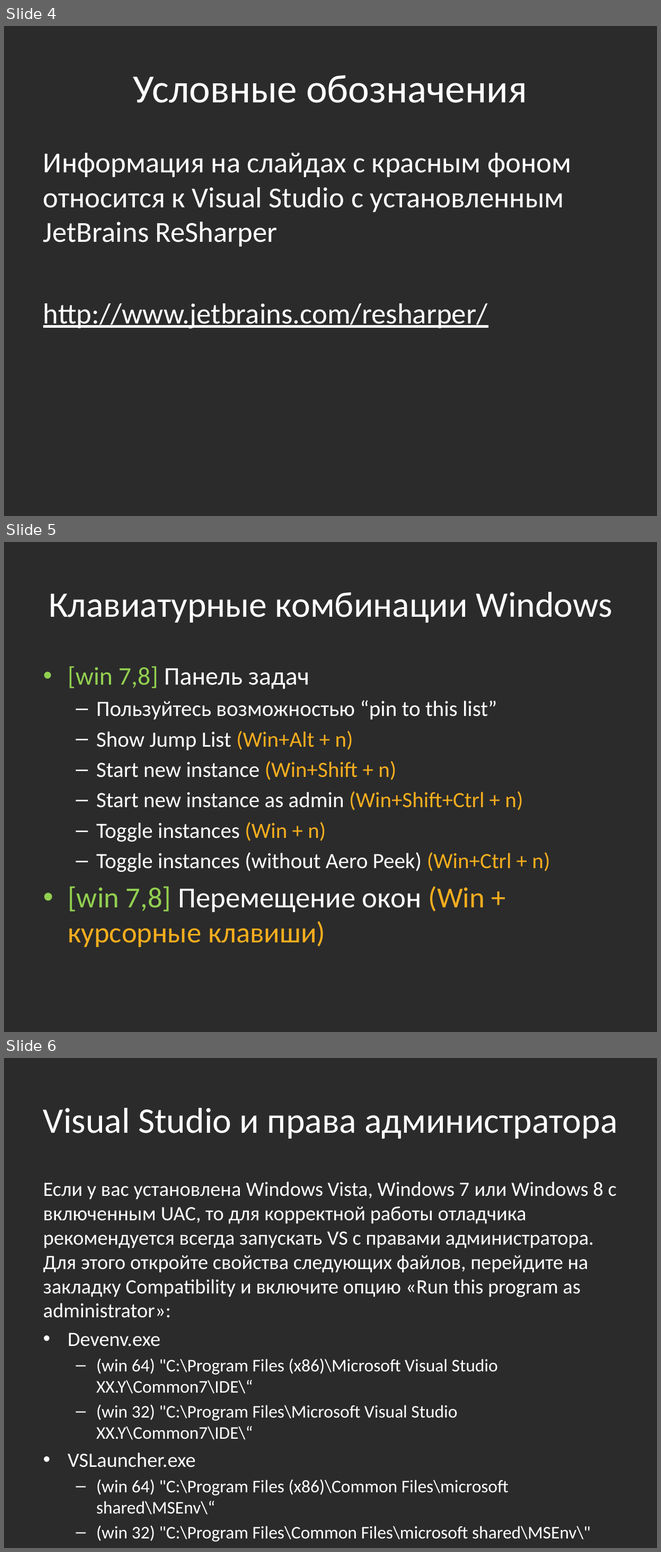
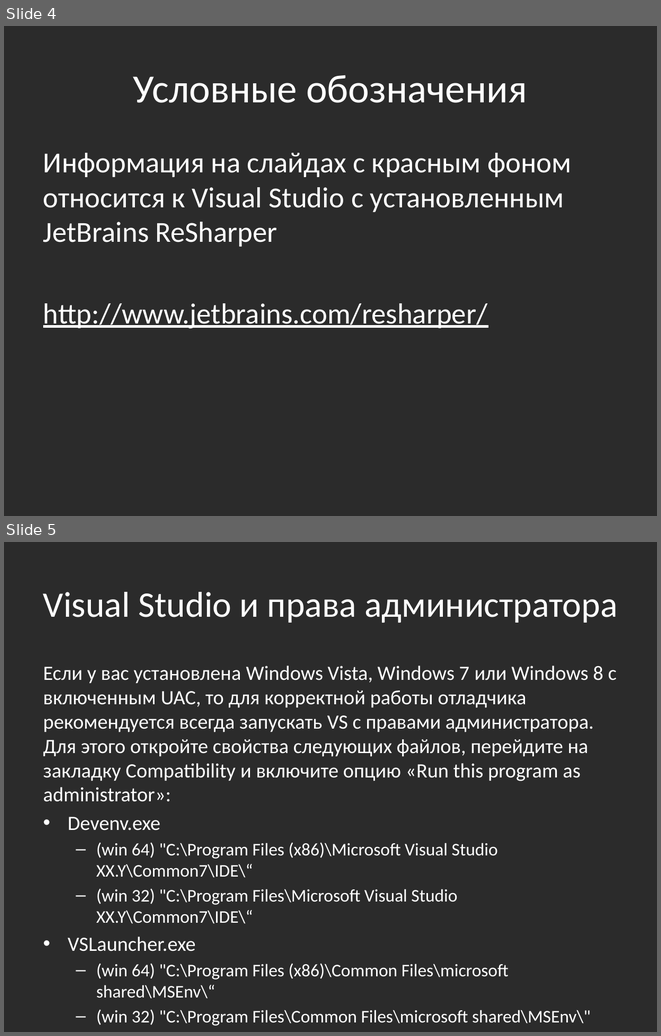
Before and after one commit to bazile/Training, a slide deck: Presentation/tools-visual-studio.pptx. Shown one above the other, each under a label of ours: slides 4, 5 and 6 before the commit, slides 4 and 5 after it. The pictures are 661x1552 and 661x1036 pixels, drawn with LibreOffice and Linux fonts; fonts in the diff are those of the drawing; background and template pictures are left out; a plain dark background stands for a picture behind light text. Boxes give left, top, right and bottom in pixels: in the first picture for what was removed or moved away, otherwise in the second. Text is boxed around its words. In the diff, an @@ line names an element or a change of style, - is before the commit and + after.

```diff
--- a/Presentation/tools-visual-studio.pptx
+++ b/Presentation/tools-visual-studio.pptx
@@ slide 5 removed at box(4, 542, 657, 1032), background picture (left out) @@
@@ title removed at box(49, 592, 612, 623) @@
-Клавиатурные комбинации Windows
@@ text removed at box(68, 666, 550, 947) @@
-• [win 7,8] Панель задач
-  – Пользуйтесь возможностью “pin to this list”
-  – Show Jump List (Win+Alt + n)
-  – Start new instance (Win+Shift + n)
-  – Start new instance as admin (Win+Shift+Ctrl + n)
-  – Toggle instances (Win + n)
-  – Toggle instances (without Aero Peek) (Win+Ctrl + n)
-• [win 7,8] Перемещение окон (Win + курсорные клавиши)
@@ what was slide 6 is now slide 5 @@
```
Also in this commit, not shown: 1 other file.
